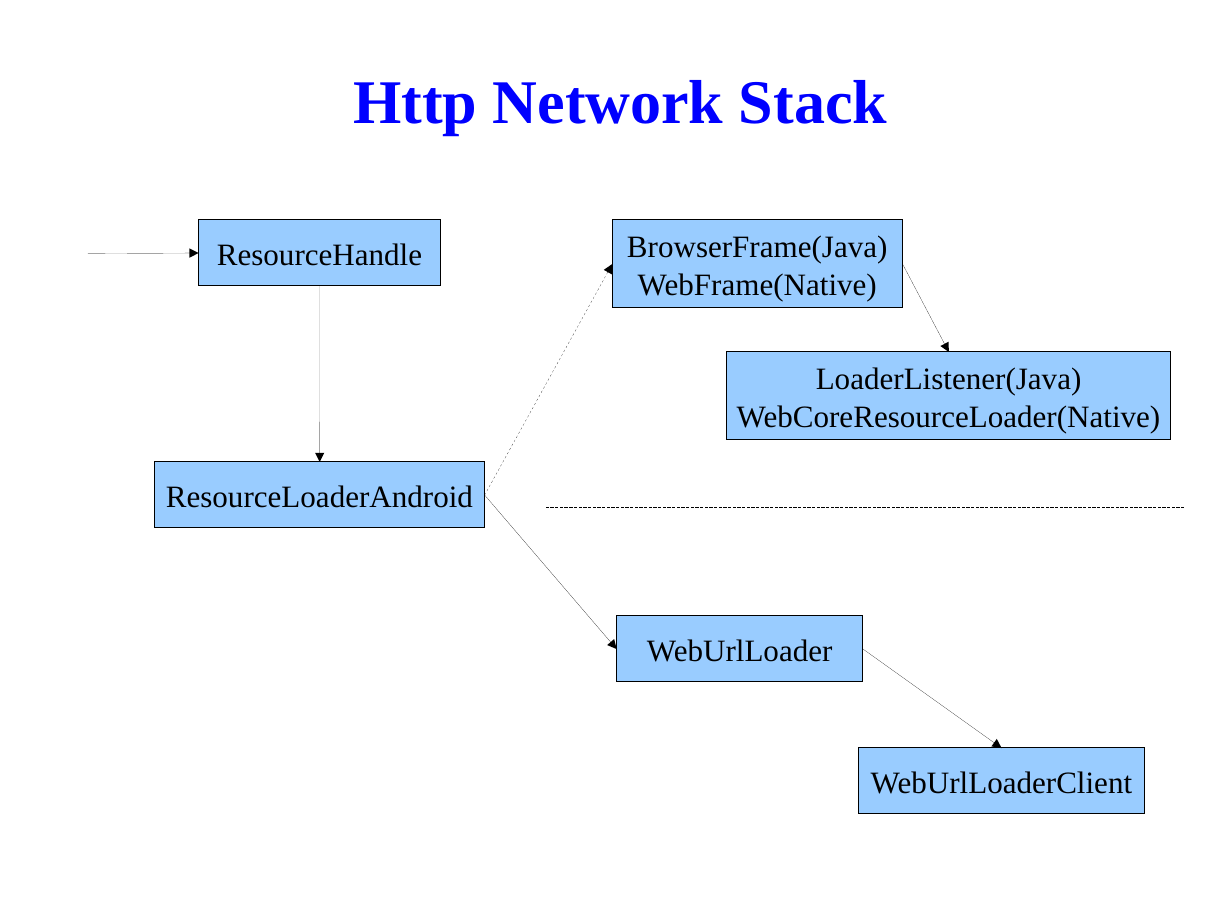
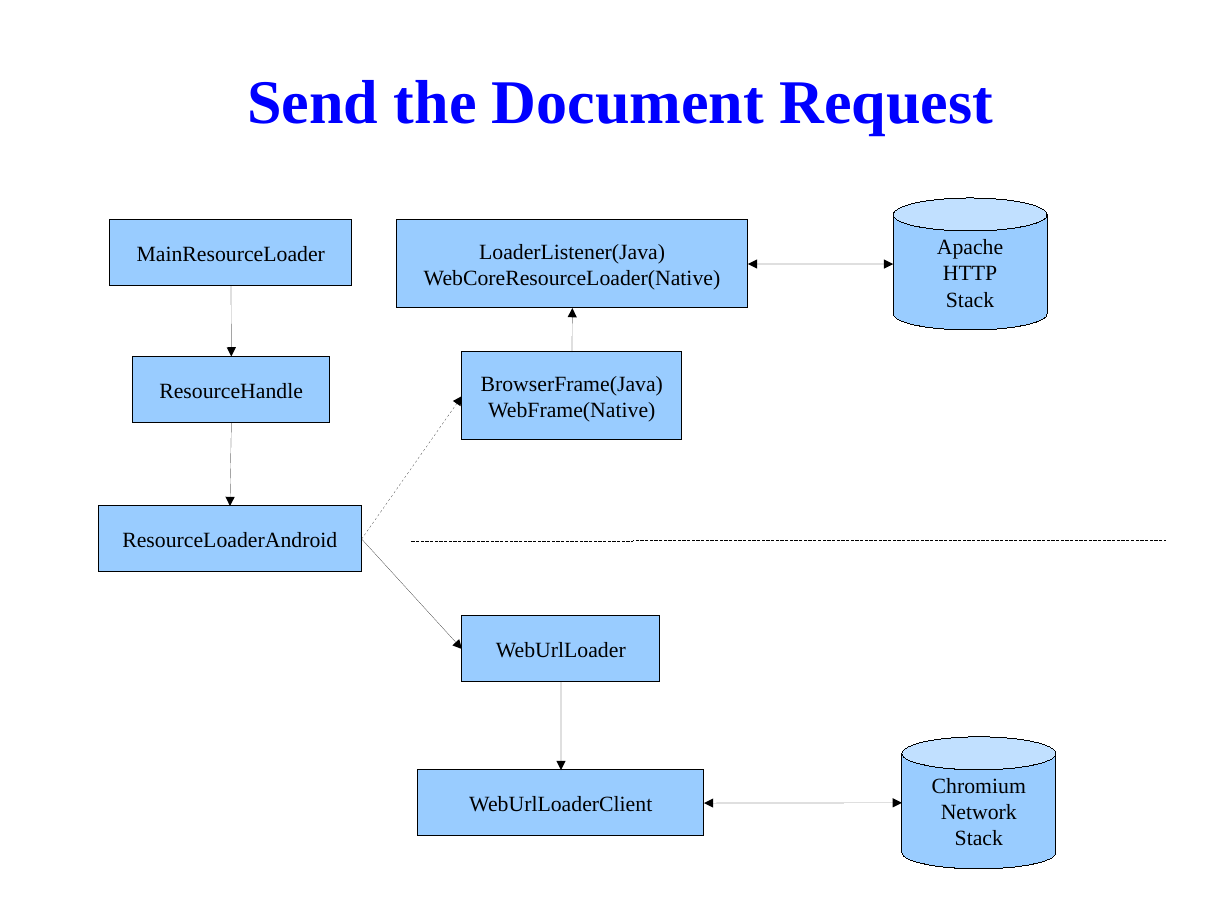
Before and after one commit to tsaicw/browser_research, a slide deck: slide 53 of WebKit/WebKit.odp (slide 51 before the commit). Drawn at 1232x924 pixels with LibreOffice and Linux fonts; fonts in the diff are those of the drawing; background and template pictures are left out. Boxes give left, top, right and bottom in pixels: in the first picture for what was removed or moved away, otherwise in the second. Text is boxed around its words. In the diff, an @@ line names an element or a change of style, - is before the commit and + after.

Commit message:
[WebKit]   Add many pages about the "loading" topic.   Add pages about the flow of main resource loading.   Add some pages about the flow of subresource loading (not finished yet).

```diff
--- a/WebKit/WebKit.odp
+++ b/WebKit/WebKit.odp
@@ title at box(247, 80, 994, 136): text changed @@
-Http Network Stack
+Send the Document Request
@@ cylinder added at box(893, 198, 1048, 330), fill #99CCFF, outline #000000 0 pt, 14 pt, text #000000 @@
+Apache
+HTTP
+Stack
@@ rectangle added at box(110, 220, 352, 286), fill #99CCFF, outline #000000 0 pt, 14 pt, text #000000 @@
+MainResourceLoader
@@ size 20 to 14 pt in 6 elements at box(98, 506, 362, 572), box(462, 616, 660, 682), box(133, 357, 331, 423), box(418, 770, 704, 836), box(462, 352, 682, 440), box(397, 220, 748, 309) @@
@@ rectangle "LoaderListener(Java)": place and size @@
-rectangle "LoaderListener(Java)" at box(727, 352, 1172, 440)
+rectangle "LoaderListener(Java)" at box(397, 220, 748, 309)
@@ arrow removed from (88, 254) to (199, 253) @@
@@ double arrow added from (748, 264) to (893, 264), #000000 0 pt @@
@@ arrow removed from (903, 264) to (949, 352) @@
@@ arrow moved from (320, 286) - (320, 462) to (231, 286) - (231, 357) @@
@@ arrow moved from (485, 495) - (613, 264) to (572, 352) - (572, 309) @@
@@ rectangle "ResourceHandle": place and size @@
-rectangle "ResourceHandle" at box(199, 220, 442, 286)
+rectangle "ResourceHandle" at box(133, 357, 331, 423)
@@ rectangle "BrowserFrame(Java)": place and size @@
-rectangle "BrowserFrame(Java)" at box(613, 220, 903, 309)
+rectangle "BrowserFrame(Java)" at box(462, 352, 682, 440)
@@ arrow added from (362, 539) to (462, 396), #000000 0 pt @@
@@ arrow added from (231, 423) to (230, 506), #000000 0 pt @@
@@ rectangle "ResourceLoaderAndroid": place and size @@
-rectangle "ResourceLoaderAndroid" at box(154, 462, 484, 528)
+rectangle "ResourceLoaderAndroid" at box(98, 506, 362, 572)
@@ arrow moved from (485, 495) - (617, 650) to (362, 539) - (462, 650) @@
@@ line moved from (547, 508) - (1186, 508) to (413, 541) - (1166, 540) @@
@@ rectangle "WebUrlLoader": place and size @@
-rectangle "WebUrlLoader" at box(617, 616, 863, 682)
+rectangle "WebUrlLoader" at box(462, 616, 660, 682)
@@ arrow removed from (863, 650) to (1002, 748) @@
@@ arrow added from (561, 682) to (561, 770), #000000 0 pt @@
@@ cylinder added at box(902, 737, 1056, 869), fill #99CCFF, outline #000000 0 pt, 14 pt, text #000000 @@
+Chromium
+Network
+Stack
@@ rectangle "WebUrlLoaderClient": place and size @@
-rectangle "WebUrlLoaderClient" at box(859, 748, 1145, 814)
+rectangle "WebUrlLoaderClient" at box(418, 770, 704, 836)
@@ double arrow added from (704, 804) to (902, 803), #000000 0 pt @@
```
Also in this commit, not shown: 5 other slides changed, 17 slides added, 7 slides removed.
